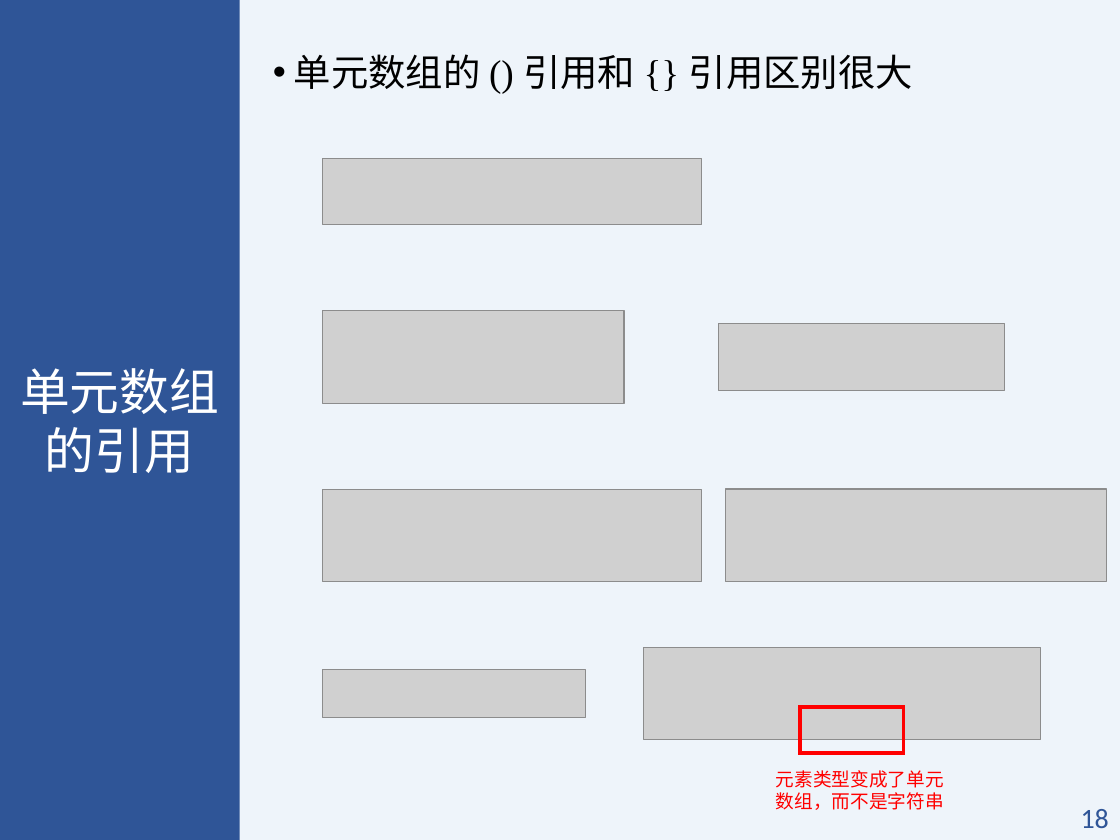
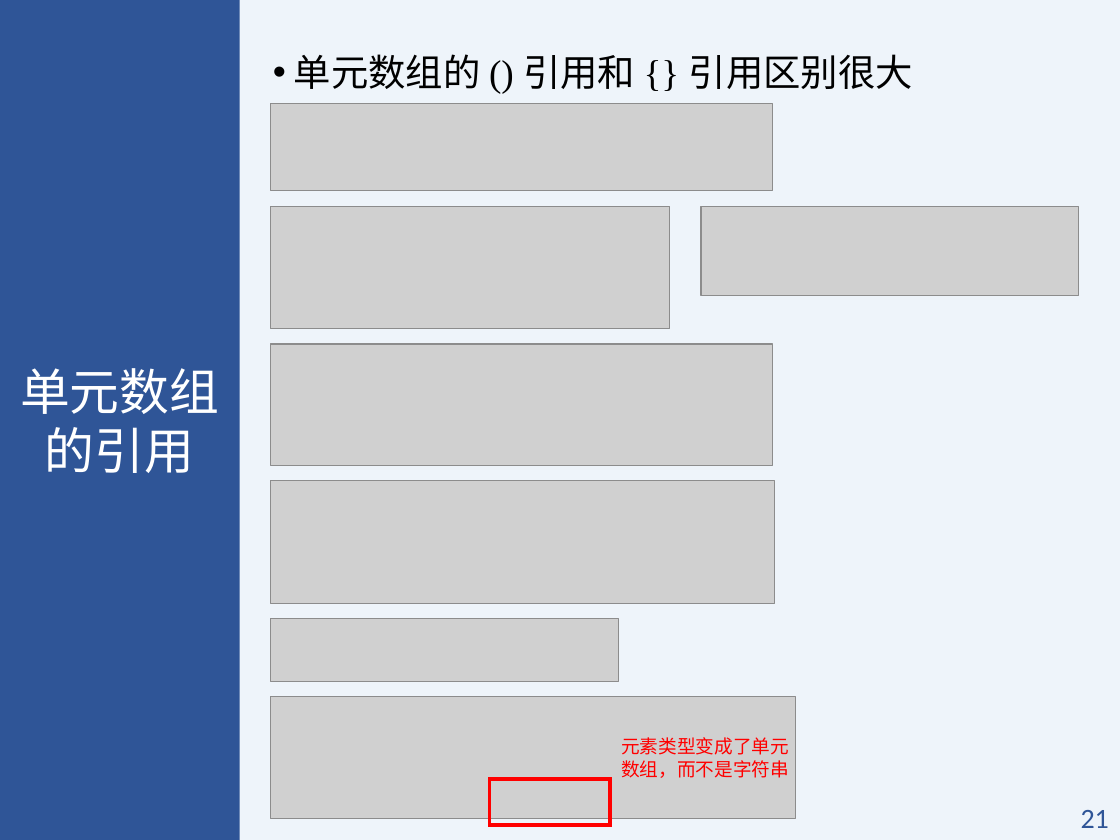
Before and after one commit to BIMK/MATLAB, a slide deck: slide 21 of slides/第1讲.pptx (slide 18 before the commit). Drawn at 1120x840 pixels with LibreOffice and Linux fonts; fonts in the diff are those of the drawing; grey boxes stand for pictures. Boxes give left, top, right and bottom in pixels: in the first picture for what was removed or moved away, otherwise in the second. Text is boxed around its words. In the diff, an @@ line names an element or a change of style, - is before the commit and + after.

```diff
--- a/slides/第1讲.pptx
+++ b/slides/第1讲.pptx
@@ picture: place and size @@
-picture at <box>323,158,702,224</box>
+picture at <box>271,103,773,190</box>
@@ picture: place and size @@
-picture at <box>323,310,624,403</box>
+picture at <box>271,206,670,328</box>
@@ picture: place and size @@
-picture at <box>719,324,1005,391</box>
+picture at <box>701,206,1079,296</box>
@@ picture: place and size @@
-picture at <box>323,489,702,581</box>
+picture at <box>271,344,773,465</box>
@@ picture: place and size @@
-picture at <box>726,489,1107,582</box>
+picture at <box>271,480,775,603</box>
@@ picture: place and size @@
-picture at <box>323,670,586,717</box>
+picture at <box>271,618,618,681</box>
@@ picture: place and size @@
-picture at <box>644,647,1040,739</box>
+picture at <box>271,697,795,818</box>
@@ text "元素类型变成了单元数组，而不是字符串": place and size @@
-text "元素类型变成了单元数组，而不是字符串" at <box>776,770,944,810</box>
+text "元素类型变成了单元数组，而不是字符串" at <box>621,737,789,778</box>
@@ rectangle: place and size @@
-rectangle at <box>800,707,904,753</box>
+rectangle at <box>489,778,610,824</box>
@@ page number at <box>1081,810,1109,828</box>: text changed @@
-18
+21
```
Also in this commit, not shown: 19 other slides changed, 5 slides added, 7 other files.
